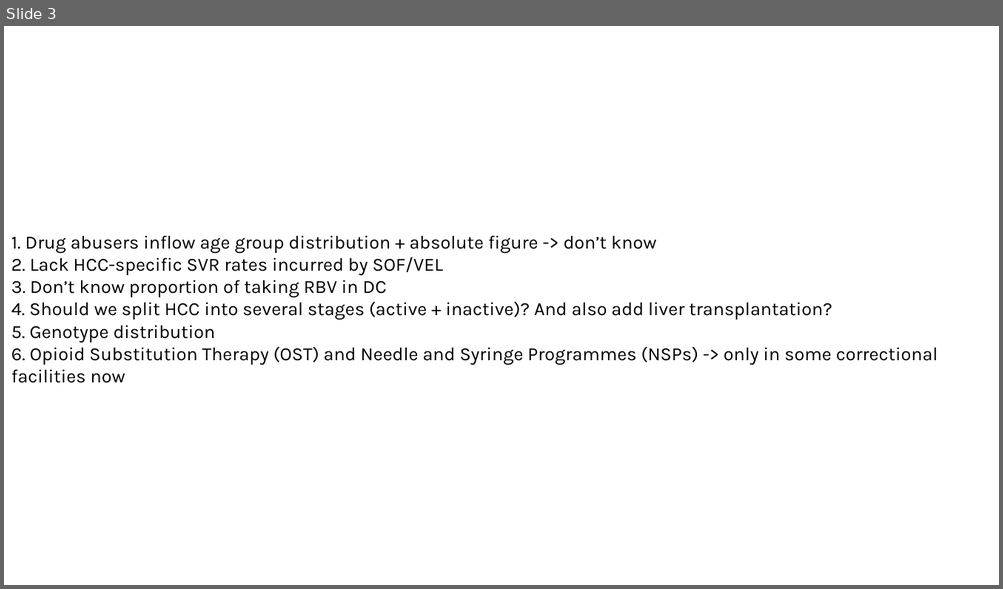
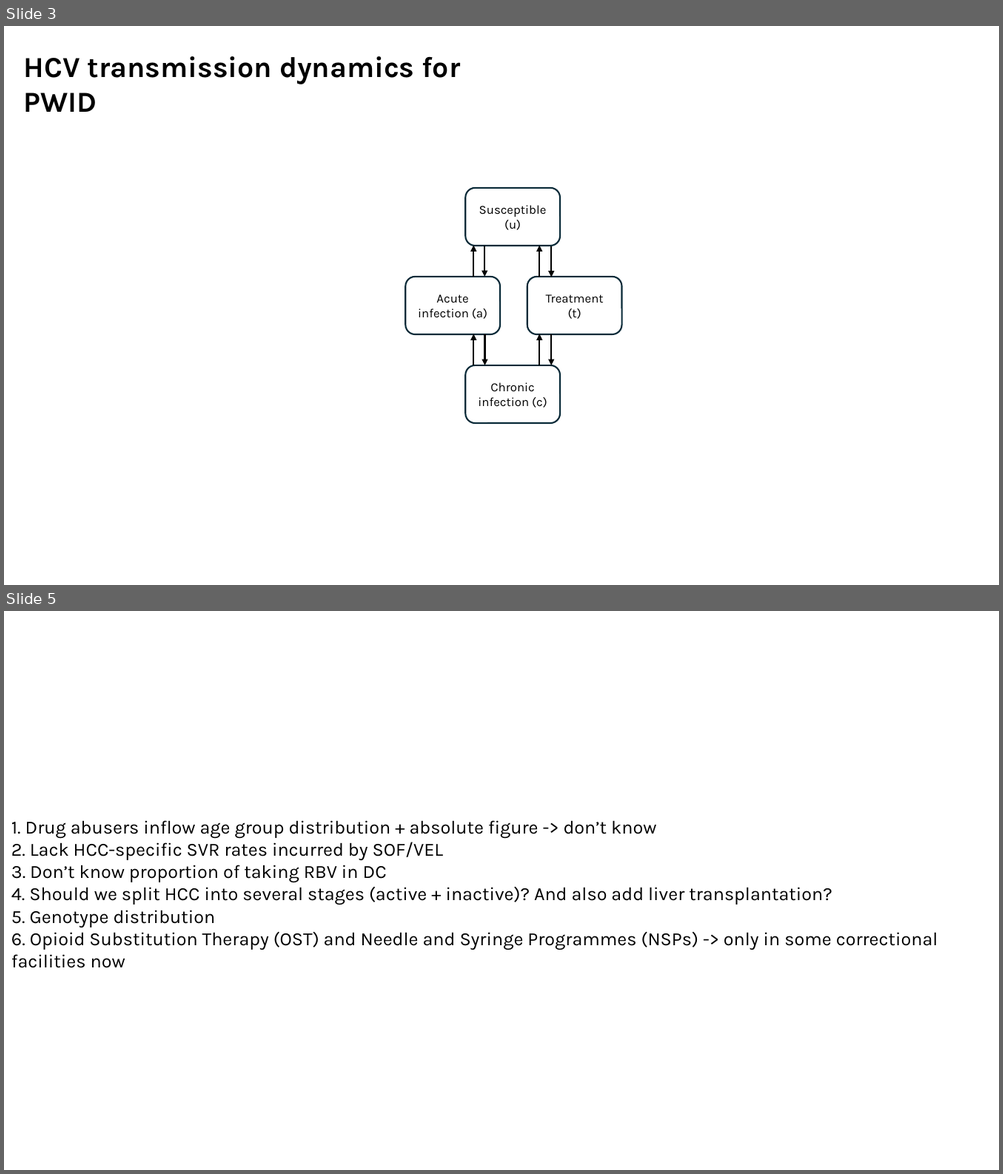
Before and after one commit to Mister-He/HepC-Transimission-Modelling, a slide deck: Model schematic.pptx. Shown one above the other, each under a label of ours: slide 3 before the commit, slides 3 and 5 after it; the slides between them are not shown. The pictures are 1003x589 and 1003x1174 pixels, drawn with LibreOffice and Linux fonts; fonts in the diff are those of the drawing. Boxes give left, top, right and bottom in pixels: in the first picture for what was removed or moved away, otherwise in the second. Text is boxed around its words. In the diff, an @@ line names an element or a change of style, - is before the commit and + after.

```diff
--- a/Model schematic.pptx
+++ b/Model schematic.pptx
@@ slide 3 added at (4, 26, 999, 585), background #FFFFFF @@
@@ text added at (24, 56, 461, 112), 28 pt, text #000000, bold @@
+HCV transmission dynamics for PWID
@@ group added at (405, 188, 622, 423): 8 arrows, 4 rounded rectangles @@
+Susceptible (u)
+Chronic infection (c)
+Acute infection (a)
+Treatment (t)
@@ what was slide 3 is now slide 5 @@
```
Also in this commit, not shown: 2 slides changed, 1 other slide added, 1 other file.
